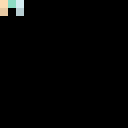
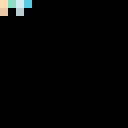
Revision of a layered 128×128 image; what changed, layer by layer:
painted on "Layer 0" over [24, 0, 32, 8]
